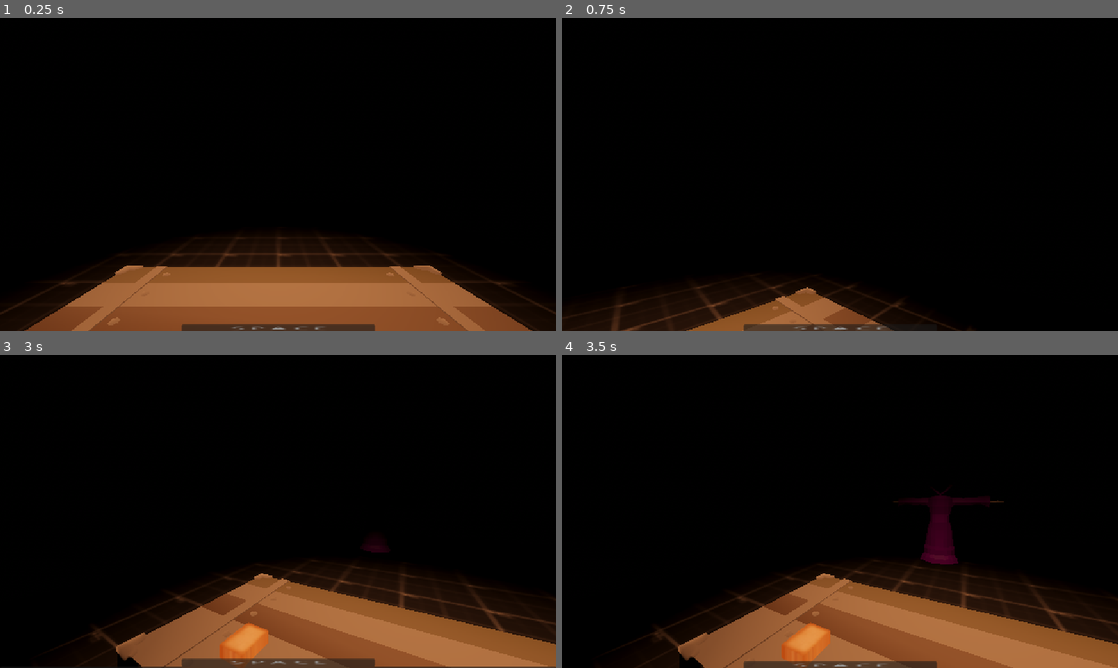
Above: before the commit, frames 1-4 (two rows, left to right).
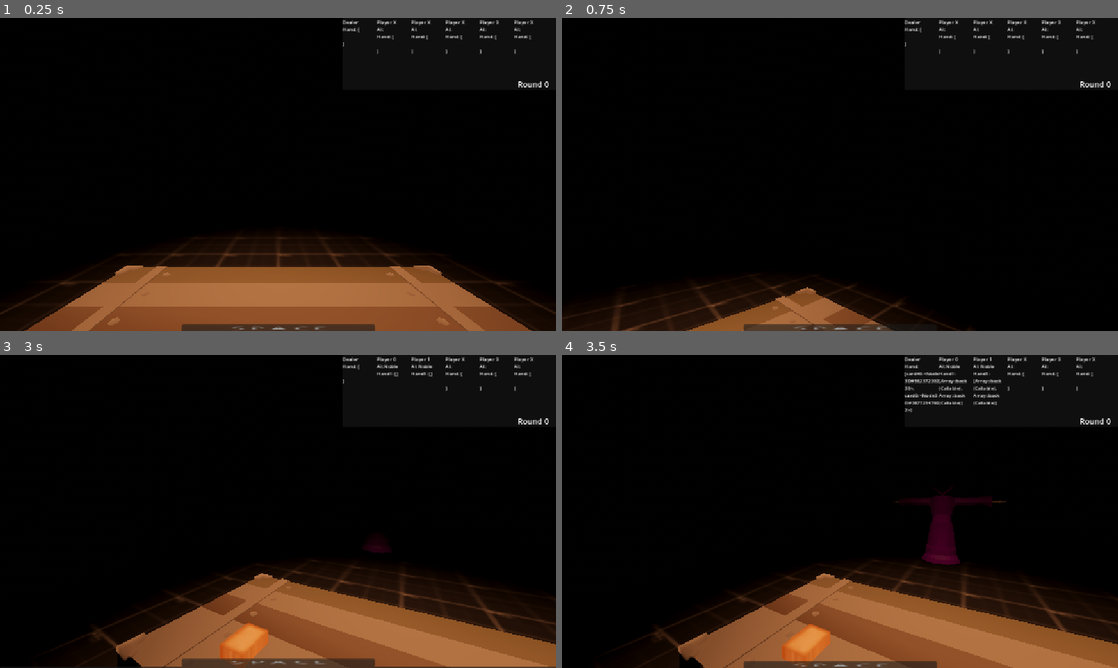
Above: after the commit, the same moments.

Repository: VaporeonLover28/Chrysopoeia
Game: Godot game, scene res://blackjack_test_3.tscn
The game is run twice, just before and just after one commit, with the same random seed, the same clock (stepped at 60 frames per second) and the same inputs. This scene is started directly instead of the project's main scene.
Inputs (mouse positions are in pixels of both pictures, inside the frame that each line leads up to):
- Up to frame 1 (0.25 s): no input
- Up to frame 2 (0.75 s): tap Enter at 0.5 s; move the mouse to (962, 158) at 0.52 s; tap A (a) at 0.6 s
- Up to frame 3 (3 s): tap B (b) at 0.8, 1.35 s; tap Space (space) at 1.25, 2.75 s; move the mouse to (250, 511) at 1.27 s; tap D (d) at 1.55, 2.1 s; tap Enter at 2 s; move the mouse to (289, 505) at 2.02 s; hold E (e) 2.03-2.78 s; move the mouse to (272, 517) at 2.77 s; tap E (e) at 2.85 s
- Up to frame 4 (3.5 s): tap F (f) at 3.05 s

The runs differ from the first frame. In frame 1, 0.5% of the frame differs, in the area x 61-99%, y 0-23%; in frame 2, 0.5%; in frame 3, 0.6%; in frame 4, 1.4%, in the area x 39-99%, y 0-94%.

Commit message:
blackjack update (WIP)
to-dos:
- finish card distribution
- npc AI + gameflow

Diff:
--- a/bj_player_test.gd
+++ b/bj_player_test.gd
@@ -10,15 +10,9 @@
 @export var mouse_sensitivity: float = 0.005
 @export var speed : float = 4.0
 
-#run speed is speed * value, not the value
-@export var run_speed : float = 1
+var zooming : bool = false
 
-#headbob vars
-@export var bob_freq : float = 2
-@export var bob_amp : float = 0.08
-var t_bob : float = 0.0
-
-var zooming := false
+var dealer_hand : Array = []
 
 # Called when the node enters the scene tree for the first time.
 #func _ready() -> void:
@@ -28,12 +22,12 @@
 	#camera.current = true
 
 func _process(delta: float) -> void:
-
 	if Input.is_action_just_pressed("space"):
 		ui._slide()
 
 	if Input.is_action_just_pressed("e"):
-		game.call_player()
+		if game.round_started == false:
+			game.call_player()
 
 	if Input.is_action_just_pressed("s"):
 		game.shuffle_deck()
--- a/blackjack_npc.gd
+++ b/blackjack_npc.gd
@@ -1,9 +1,15 @@
 extends CharacterBody3D
 
 @onready var nav: NavigationAgent3D = $nav
+@onready var hand_marker: Marker3D = $hand
+
+@export_enum("Pleb", "Mage", "Guard", "Noble", "Joker" ) var type : String = "Noble"
 
 var assigned_chair : bool = false
 var is_sat_down : bool = false
+
+var assigned_gc_label : RichTextLabel
+var hand1 : Array = []
 
 func _process(delta: float) -> void:
 	if is_sat_down == false:
@@ -20,14 +26,18 @@
 
 	move_and_slide()
 
-func _go_to_table(chair_pos):
+func update_gc_label():
+	assigned_gc_label.text = "Player " + name + "\nAI: " + \
+	str(type) + "\nHand1: " + str(hand1)
+
+func go_to_table(chair_pos):
 	#print(chair_pos)
 	nav.set_target_position(chair_pos)
 
 func _on_nav_navigation_finished() -> void:
 	is_sat_down = true
 
-func _look_at_player():
+func look_at_player():
 	look_at($"../bj_player_test".position)
 	rotation.x = 0
 	rotation.z = 0
--- a/blackjack_npc.tscn
+++ b/blackjack_npc.tscn
@@ -8,10 +8,13 @@
 script = ExtResource("1_rreeg")
 
 [node name="mago_beta" parent="." instance=ExtResource("2_7bfdo")]
-transform = Transform3D(-1.09278e-08, 0, 0.25, 0, 0.25, 0, -0.25, 0, -1.09278e-08, 0.0203453, 0, -0.00156505)
+transform = Transform3D(-1.09278e-08, 0, 0.25, 0, 0.25, 0, -0.25, 0, -1.09278e-08, -0.010817, 0, 0.000304677)
 
 [node name="nav" type="NavigationAgent3D" parent="."]
 target_desired_distance = 0.1
 path_postprocessing = 1
 
+[node name="hand" type="Marker3D" parent="."]
+transform = Transform3D(1, 0, 0, 0, 1, 0, 0, 0, 1, 0, 1.00154, -0.37566)
+
 [connection signal="navigation_finished" from="nav" to="." method="_on_nav_navigation_finished"]
--- a/blackjack_test_3.gd
+++ b/blackjack_test_3.gd
@@ -4,10 +4,16 @@
 @onready var card = preload("res://card.tscn")
 @onready var table_node = $table
 @onready var deck_node: Node3D = $deck
+@onready var gamecontrol: Panel = $CanvasLayer/gamecontrol
+@onready var player: CharacterBody3D = $bj_player_test
+
+var tween : Tween
 
 var table : Array = []
 var round_started : bool = false
+var round : int = 0
 var playing_npcs : Array = []
+var gc_labels : Array = []
 
 var standard_deck : Array = [
 	["Clubs", "Ace", "A"], ["Hearts", "Ace", "A"], ["Spades", "Ace", "A"], ["Diamonds", "Ace", "A"],
@@ -39,6 +45,9 @@
 			#print("New Chair, pos " + str(table[chairs - 1][0]))
 			#print(table)
 
+	for labels in gamecontrol.get_children():
+		gc_labels.append(labels)
+
 func instantiate_cards():
 	for instance in 52:
 		#print("Card number " + str(instance))
@@ -63,9 +72,13 @@
 	for chairs in table.size():
 		if table[chairs][1] == 0 and new_npc.assigned_chair == false:
 			#print("Picked chair " + str(chairs + 1) + " at position " + str(table[chairs][0]))
-			new_npc._go_to_table(table[chairs][0])
+			new_npc.go_to_table(table[chairs][0])
 			table[chairs][1] = 1
 			new_npc.assigned_chair = true
+			new_npc.name = str(chairs)
+			playing_npcs.append(new_npc)
+			new_npc.assigned_gc_label = gc_labels[int(new_npc.name)]
+			new_npc.update_gc_label()
 		#elif table[chairs][1] != 0:
 			#print("Chair " + str(chairs + 1) + " is taken")
 		#else:
@@ -90,11 +103,82 @@
 		#card.position.x = float(deck.find(card)) / 52
 		card.position.y = float(deck.find(card)) / 1048
 
+func distribute_cards():
+	player.dealer_hand.append(deck.back())
+	card_to_dealer(deck.pop_back(), Vector3(0.40, 0, 0), Vector3(180, 0, 0))
+	player.dealer_hand.append(deck.back())
+	card_to_dealer(deck.pop_back(), Vector3(0.40, 0, 0), Vector3.ZERO)
+	gc_labels[6].text = "Dealer\nHand: " + str(player.dealer_hand)
+	for npcs in playing_npcs:
+		npcs.hand1.append(deck.back)
+		card_to_npc(deck.pop_back(), npcs, npcs.hand_marker, npcs.hand1)
+		npcs.hand1.append(deck.back)
+		card_to_npc(deck.pop_back(), npcs, npcs.hand_marker, npcs.hand1)
+		npcs.update_gc_label()
+
+func card_to_dealer(card : Node3D, pos : Vector3, rot : Vector3):
+	#cria um tween
+	tween = create_tween()
+	#propriedades do tween
+	tween.set_trans(Tween.TRANS_QUART)
+	tween.set_ease(Tween.EASE_OUT)
+	#o tween em si
+	tween.set_parallel(true)
+	tween.tween_property(card, "position", pos + Vector3(float(player.dealer_hand.size()) / 20,\
+	float(player.dealer_hand.find(card)) / 524, 0), 1)
+	tween.tween_property(card, "rotation_degrees", rot, 0.66)
+
+func card_to_npc(card : Node3D, who : CharacterBody3D, marker : Marker3D, hand):
+	#cria um tween
+	tween = create_tween()
+	#propriedades do tween
+	tween.set_trans(Tween.TRANS_QUART)
+	tween.set_ease(Tween.EASE_OUT)
+	#o tween em si
+	tween.set_parallel(true)
+	tween.tween_property(card, "position", marker.global_position + Vector3(float(hand.size()) / 20,\
+	float(hand.find(card)) / 524, 0), 1)
+	tween.tween_property(card, "rotation_degrees", Vector3.ZERO, 0.66)
+
 func pass_turn():
-	print("Passed Turn")
+	if round_started == false and playing_npcs.size() > 1:
+		round_started = true
+		shuffle_deck()
+		distribute_cards()
+	elif round_started == false and playing_npcs.size() <= 1:
+		pass
+	else:
+		round += 1
+	gc_labels[5].text = "Round " + str(round)
 
 func restart_game():
-	print("Restarted Game")
+	for labels in gc_labels.size() - 1:
+		gc_labels[labels].text = "Player X\nAI:\nHand: [\n\n]"
+
+	if playing_npcs.size() == 5:
+		playing_npcs[4].queue_free()
+		playing_npcs.pop_at(4)
+		table[4][1] = 0
+	if playing_npcs.size() == 4:
+		playing_npcs[3].queue_free()
+		playing_npcs.pop_at(3)
+		table[3][1] = 0
+	if playing_npcs.size() == 3:
+		playing_npcs[2].queue_free()
+		playing_npcs.pop_at(2)
+		table[2][1] = 0
+	if playing_npcs.size() == 2:
+		playing_npcs[1].queue_free()
+		playing_npcs.pop_at(1)
+		table[1][1] = 0
+	if playing_npcs.size() == 1:
+		playing_npcs[0].queue_free()
+		playing_npcs.pop_at(0)
+		table[0][1] = 0
+
+	round = 0
+	round_started = false
+	gc_labels[5].text = "Round " + str(round)
 
 func quit_game():
 	get_tree().quit()
--- a/blackjack_test_3.tscn
+++ b/blackjack_test_3.tscn
@@ -96,4 +96,87 @@
 offset_top = 650.0
 offset_bottom = 82.0
 
+[node name="gamecontrol" type="Panel" parent="CanvasLayer"]
+offset_left = 709.0
+offset_right = 1152.0
+offset_bottom = 148.0
+
+[node name="player0" type="RichTextLabel" parent="CanvasLayer/gamecontrol"]
+layout_mode = 0
+offset_left = 71.0
+offset_right = 142.0
+offset_bottom = 149.0
+theme_override_font_sizes/normal_font_size = 10
+text = "Player X
+AI:
+Hand: [
+
+]"
+
+[node name="player1" type="RichTextLabel" parent="CanvasLayer/gamecontrol"]
+layout_mode = 0
+offset_left = 142.0
+offset_right = 213.0
+offset_bottom = 149.0
+theme_override_font_sizes/normal_font_size = 10
+text = "Player X
+AI:
+Hand: [
+
+]"
+
+[node name="player2" type="RichTextLabel" parent="CanvasLayer/gamecontrol"]
+layout_mode = 0
+offset_left = 213.0
+offset_right = 284.0
+offset_bottom = 149.0
+theme_override_font_sizes/normal_font_size = 10
+text = "Player X
+AI:
+Hand: [
+
+]"
+
+[node name="player3" type="RichTextLabel" parent="CanvasLayer/gamecontrol"]
+layout_mode = 0
+offset_left = 284.0
+offset_right = 355.0
+offset_bottom = 149.0
+theme_override_font_sizes/normal_font_size = 10
+text = "Player X
+AI:
+Hand: [
+
+]"
+
+[node name="player4" type="RichTextLabel" parent="CanvasLayer/gamecontrol"]
+layout_mode = 0
+offset_left = 355.0
+offset_right = 426.0
+offset_bottom = 149.0
+theme_override_font_sizes/normal_font_size = 10
+text = "Player X
+AI:
+Hand: [
+
+]"
+
+[node name="round" type="Label" parent="CanvasLayer/gamecontrol"]
+layout_mode = 0
+offset_left = 363.0
+offset_top = 125.0
+offset_right = 428.0
+offset_bottom = 148.0
+text = "Round 0"
+
+[node name="dealer" type="RichTextLabel" parent="CanvasLayer/gamecontrol"]
+layout_mode = 0
+offset_right = 71.0
+offset_bottom = 149.0
+theme_override_font_sizes/normal_font_size = 10
+text = "Dealer
+Hand: [
+
+]"
+
 [editable path="bj_player_test"]
